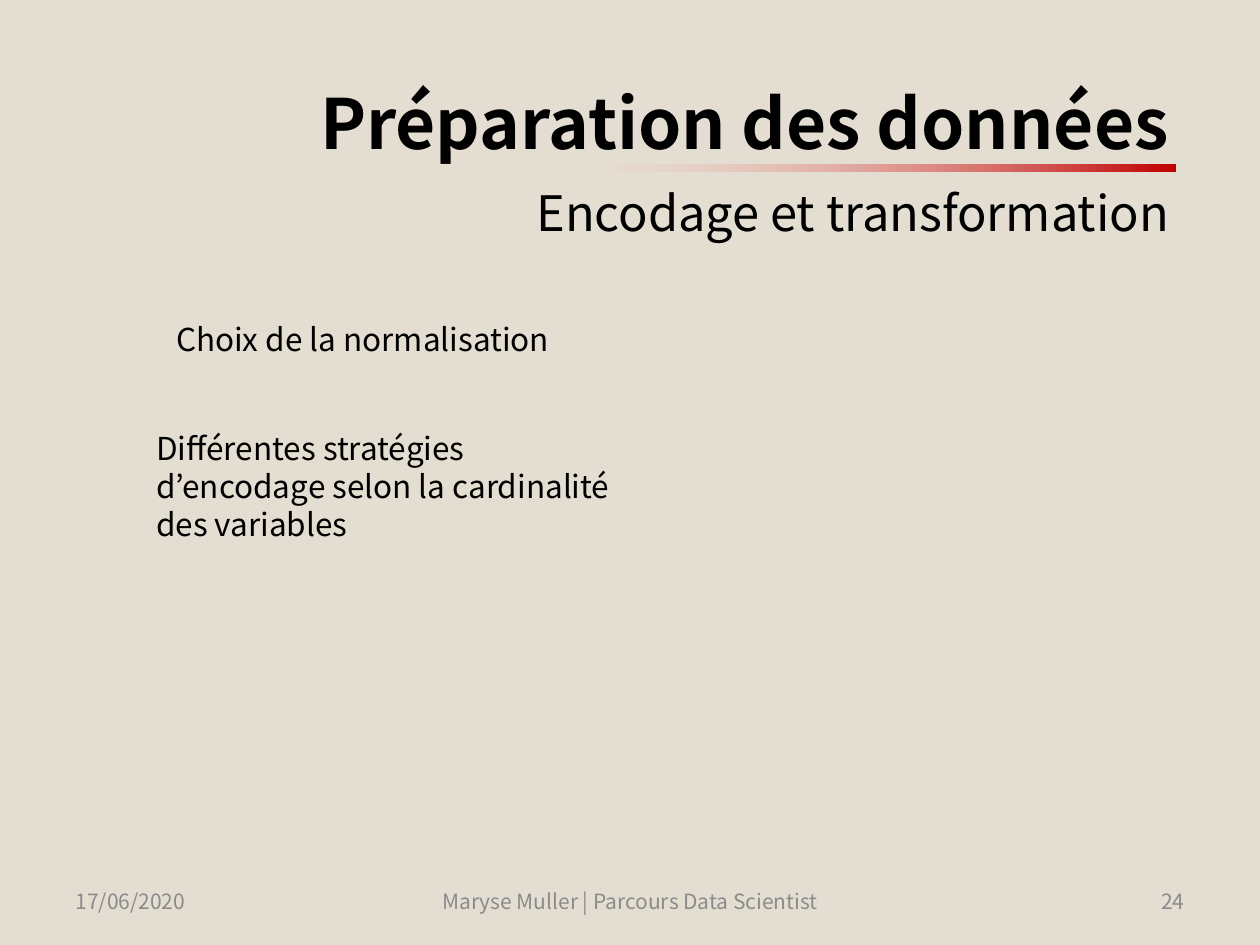
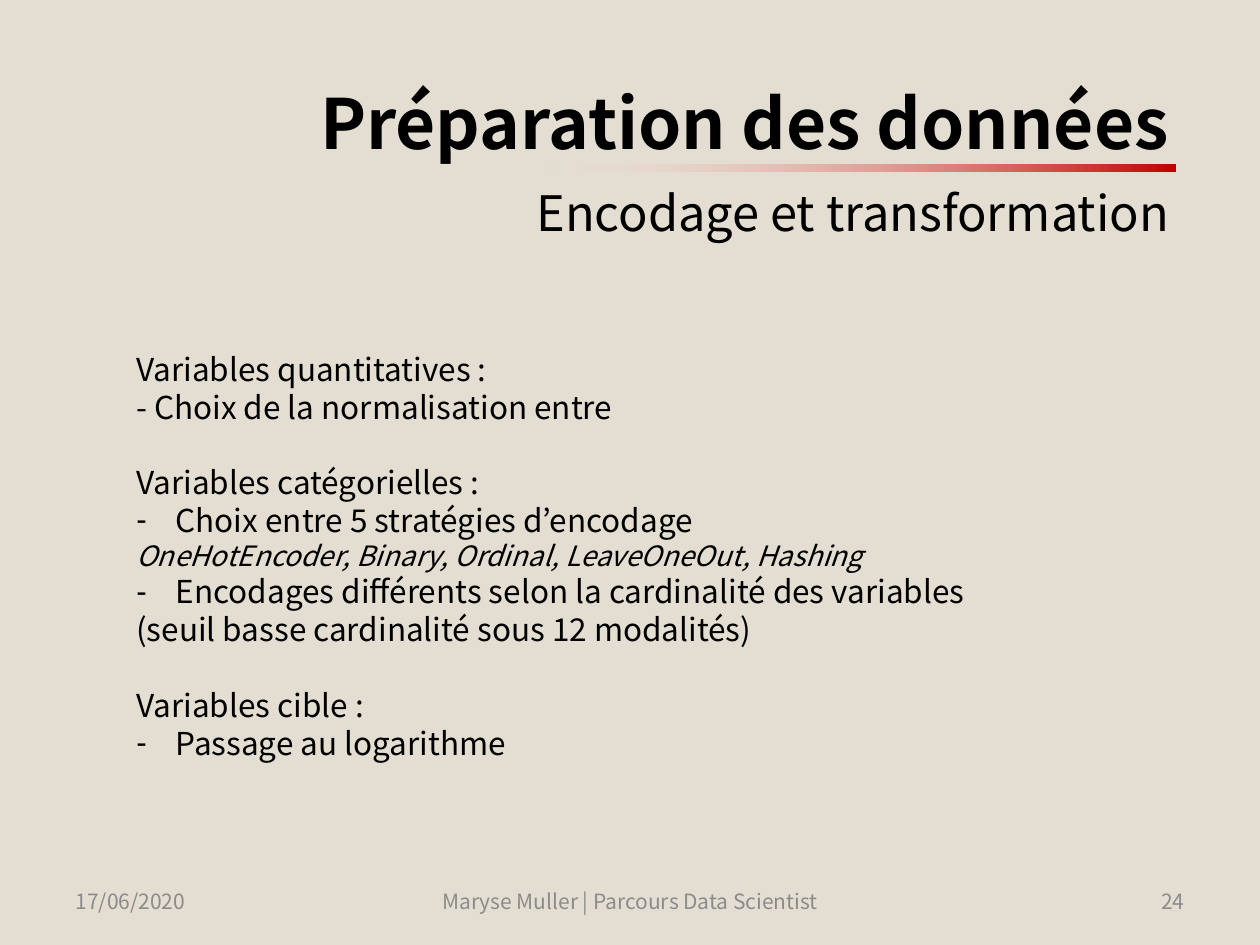
Before and after one commit to SmellyArmure/OC_DS_Project4, a slide deck: slide 24 of PRESENTATION/Projet4.pptx. Drawn at 1260x945 pixels with LibreOffice and Linux fonts; fonts in the diff are those of the drawing. Boxes give left, top, right and bottom in pixels: in the first picture for what was removed or moved away, otherwise in the second. Text is boxed around its words. In the diff, an @@ line names an element or a change of style, - is before the commit and + after.

```diff
--- a/PRESENTATION/Projet4.pptx
+++ b/PRESENTATION/Projet4.pptx
@@ text removed at (176, 326, 549, 352) @@
-Choix de la normalisation
@@ text at (136, 356, 965, 763): text changed @@
-Différentes stratégies d’encodage selon la cardinalité des variables
+Variables quantitatives :
+- Choix de la normalisation entre
+Variables catégorielles :
+– Choix entre 5 stratégies d’encodage
+OneHotEncoder, Binary, Ordinal, LeaveOneOut, Hashing
+– Encodages différents selon la cardinalité des variables
+(seuil basse cardinalité sous 12 modalités)
+Variables cible :
+– Passage au logarithme
```
Also in this commit, not shown: 4 other slides changed, 2 slides added, 8 other files.
